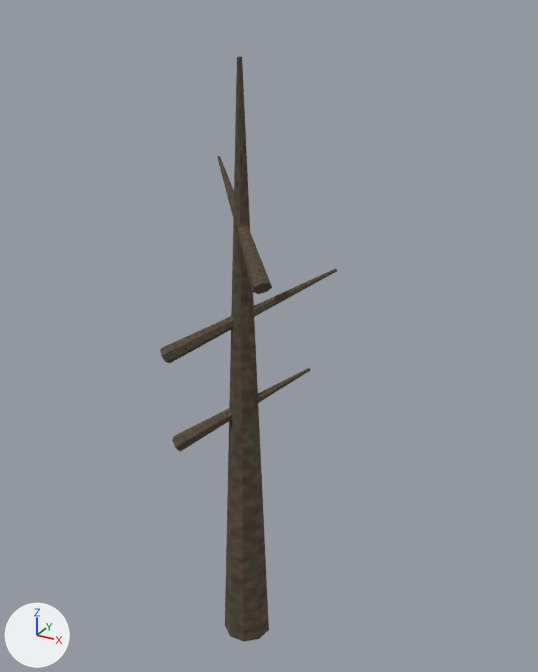
The glTF model assets/models/detail_snag.glb: old version first, new version second.
Camera for both pictures: a camera (50 mm lens) standing at (3.4, -5.68, 6.56) and looking at (-0.06, 0.62, 3.41). Arrows for +X, +Y and +Z are at lower left; the lights stay in place. The first picture is the older version. Where no turn or scale is listed for an object, it has been applied to the vertices. Vertices at exactly the same position are counted once.
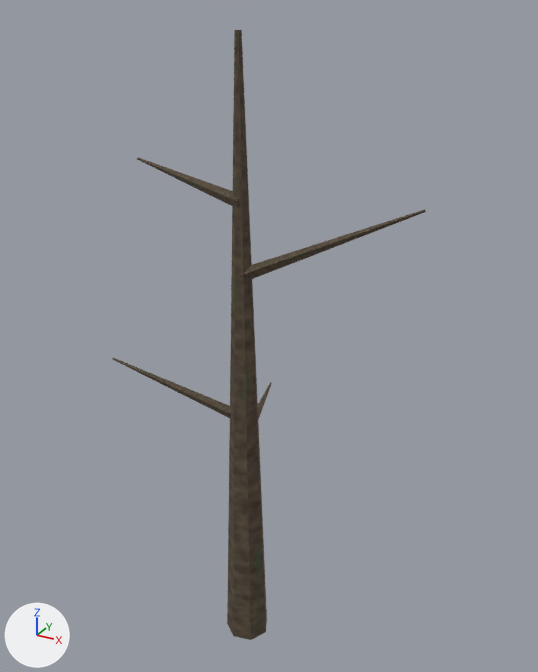
Edits to the bpy script that builds the scene:
```text
Change me_cone:
    used by ob_cone; location = (0.0, 0.0, 3.1)
    remove me_cone.from_pydata(...)  # 18 vertices, 32 faces; spans x -0.27..0.26, y -0.25..0.26, z -3.11..3.1
    add me_cone.from_pydata(...)  # 54 vertices, 88 faces; spans x -1.49..1.31, y -1.52..0.69, z -3.2..3.2
    me_cone part 1: the whole mesh is rebuilt
Change ob_cone:
    ob_cone.location: (0.0, 0.0, 3.1) -> (-0.01, 0.02, 3.2)
    ob_cone.rotation_euler: (0.0, 0.0, 0.0) -> (0.00716, 0.0, -2.469)  # degrees (0, 0, 0) -> degrees (0.4, 0, -141)
Remove ob_cone_001:
    ob_cone_001 = bpy.data.objects.new('Cone.001', me_cone_001)
    ob_cone_001.location = (0.05, 0.0, 3.9)
Remove ob_cone_002:
    ob_cone_002 = bpy.data.objects.new('Cone.002', me_cone_002)
    ob_cone_002.location = (-0.04, 0.03, 4.8)
Remove ob_cone_003:
    ob_cone_003 = bpy.data.objects.new('Cone.003', me_cone_003)
    ob_cone_003.location = (0.0, -0.05, 2.9)
```

Boxes [x1, y1, x2, y2] around the edits, measured in the pictures (538 x 672 px):
'Cone', reshaped, moved, turned: before [225, 56, 269, 641]; after [113, 30, 426, 640]
'Cone.001', deleted: before [160, 268, 337, 363]
'Cone.002', deleted (brown): before [217, 156, 272, 294]
'Cone.003', deleted: before [172, 368, 310, 451]
